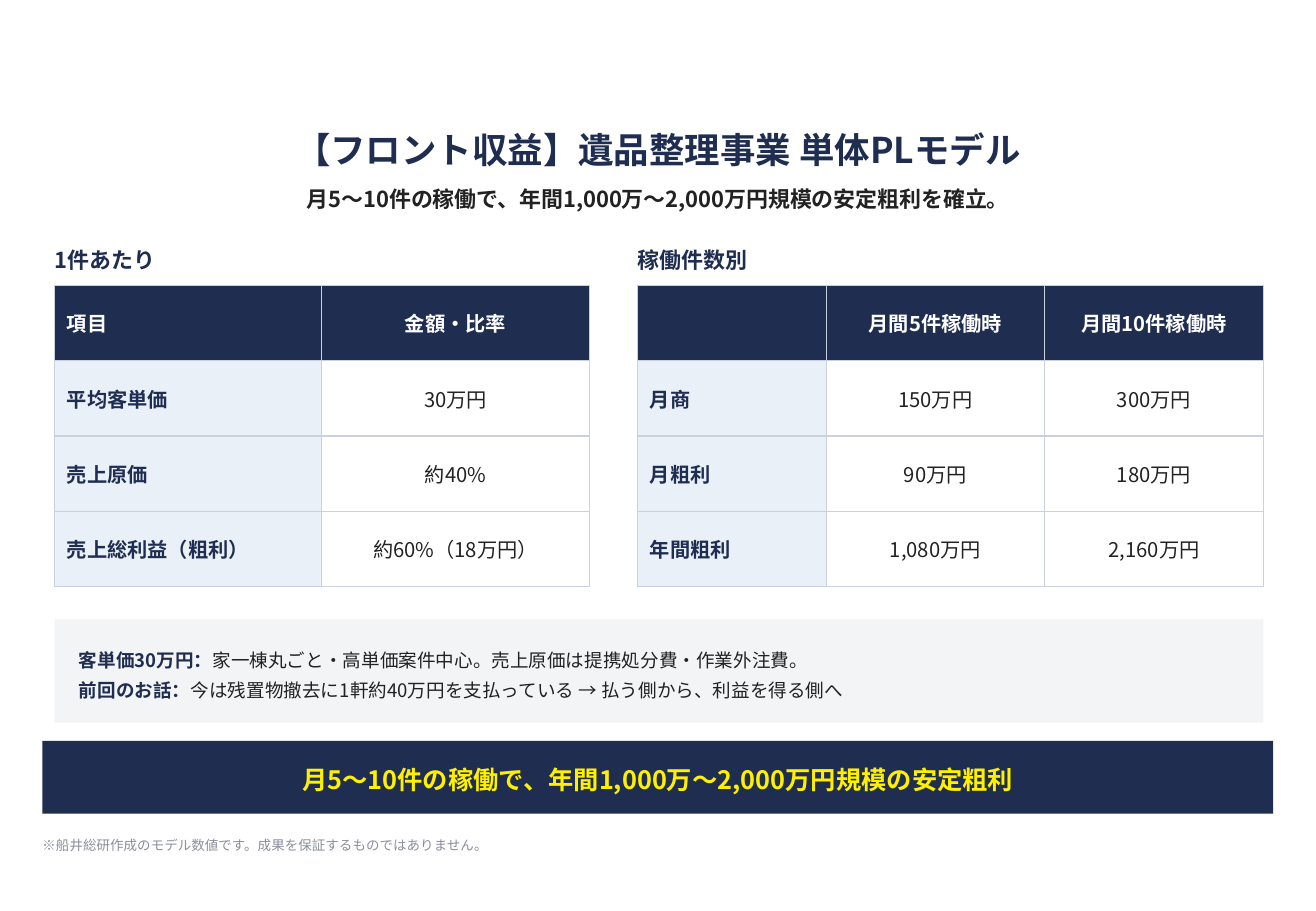
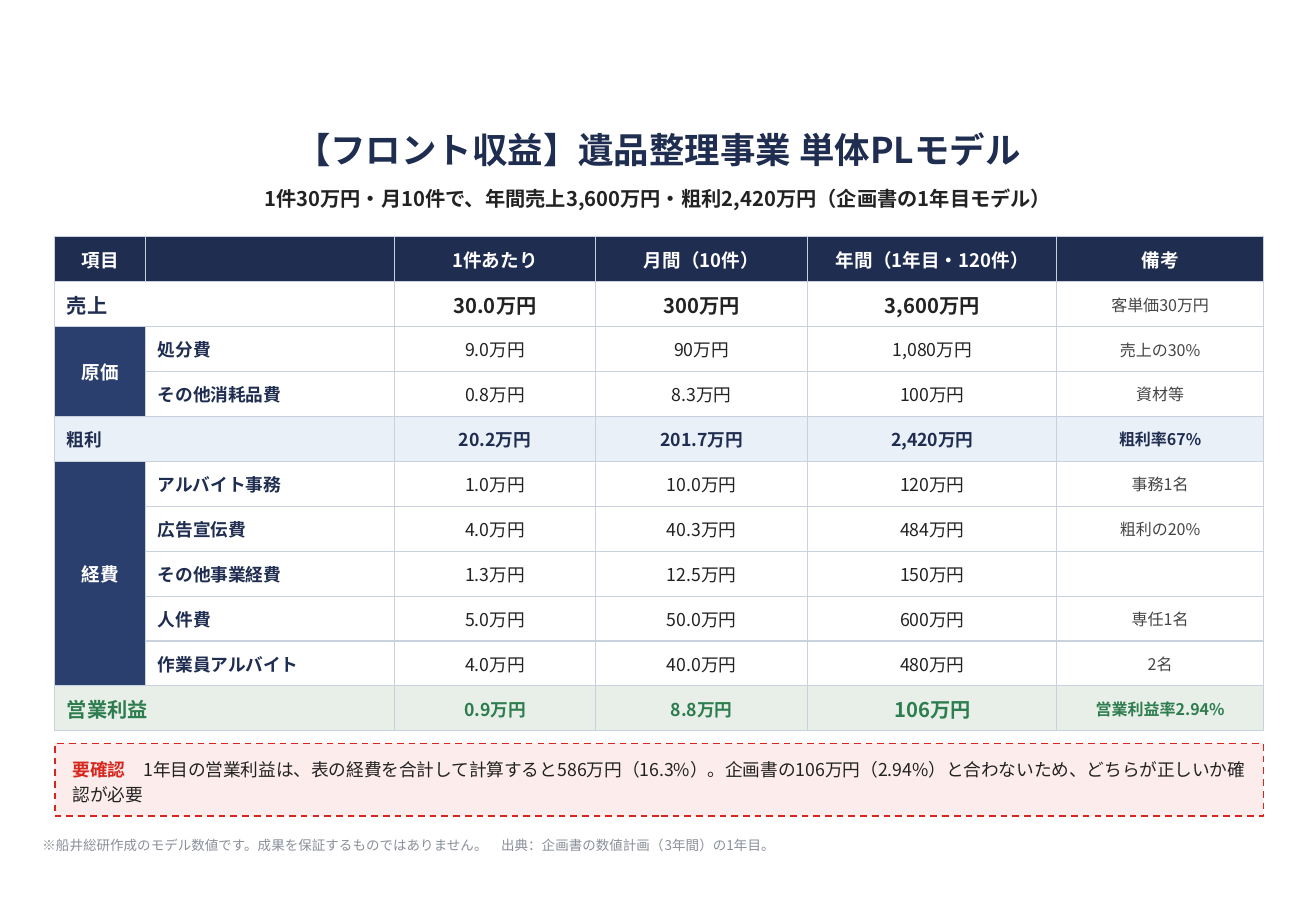
Before and after one commit to soshiro-iki-sys/-, a slide deck: slide 19 of proposals/REVIVAL_LINK様_2回目商談_ご提案書_不動産版.pptx. Drawn at 1316x911 pixels with LibreOffice and Linux fonts; fonts in the diff are those of the drawing; background and template pictures are left out. Boxes give left, top, right and bottom in pixels: in the first picture for what was removed or moved away, otherwise in the second. Text is boxed around its words. In the diff, an @@ line names an element or a change of style, - is before the commit and + after.

```diff
--- a/proposals/REVIVAL_LINK様_2回目商談_ご提案書_不動産版.pptx
+++ b/proposals/REVIVAL_LINK様_2回目商談_ご提案書_不動産版.pptx
@@ text at (x1=264, y1=188, x2=1051, y2=210): text changed; size 13 to 12 pt @@
-月5〜10件の稼働で、年間1,000万〜2,000万円規模の安定粗利を確立。
+1件30万円・月10件で、年間売上3,600万円・粗利2,420万円（企画書の1年目モデル）
@@ table at (x1=55, y1=237, x2=1264, y2=723) @@
-項目 | 金額・比率
-平均客単価 | 30万円
-売上原価 | 約40%
-売上総利益（粗利） | 約60%（18万円）
+項目 |  | 1件あたり | 月間（10件） | 年間（1年目・120件） | 備考
+売上 |  | 30.0万円 | 300万円 | 3,600万円 | 客単価30万円
+原価 | 処分費 | 9.0万円 | 90万円 | 1,080万円 | 売上の30%
+ | その他消耗品費 | 0.8万円 | 8.3万円 | 100万円 | 資材等
+粗利 |  | 20.2万円 | 201.7万円 | 2,420万円 | 粗利率67%
+経費 | アルバイト事務 | 1.0万円 | 10.0万円 | 120万円 | 事務1名
+ | 広告宣伝費 | 4.0万円 | 40.3万円 | 484万円 | 粗利の20%
+ | その他事業経費 | 1.3万円 | 12.5万円 | 150万円 | 
+ | 人件費 | 5.0万円 | 50.0万円 | 600万円 | 専任1名
+ | 作業員アルバイト | 4.0万円 | 40.0万円 | 480万円 | 2名
+営業利益 |  | 0.9万円 | 8.8万円 | 106万円 | 営業利益率2.94%
@@ table resized from (x1=55, y1=286, x2=589, y2=563) to (x1=55, y1=237, x2=1264, y2=723) @@
@@ text removed at (x1=55, y1=249, x2=155, y2=270) @@
-1件あたり
@@ text removed at (x1=638, y1=249, x2=747, y2=270) @@
-稼働件数別
@@ table removed at (x1=638, y1=286, x2=1264, y2=565), 4 rows, 3 columns @@
- | 月間5件稼働時 | 月間10件稼働時
-月商 | 150万円 | 300万円
-月粗利 | 90万円 | 180万円
-年間粗利 | 1,080万円 | 2,160万円
@@ rectangle removed at (x1=55, y1=620, x2=1264, y2=723) @@
@@ text removed at (x1=79, y1=651, x2=843, y2=699) @@
-客単価30万円：家一棟丸ごと・高単価案件中心。売上原価は提携処分費・作業外注費。
-前回のお話：今は残置物撤去に1軒約40万円を支払っている → 払う側から、利益を得る側へ
@@ rectangle resized from (x1=43, y1=741, x2=1273, y2=814) to (x1=55, y1=744, x2=1264, y2=817) @@
@@ rectangle at (x1=55, y1=744, x2=1264, y2=817): fill #1F2D50 to #FDECEC; outline none to #D7261E 1 pt dashed @@
@@ text added at (x1=73, y1=758, x2=1245, y2=803), 10.5 pt, text #222222 @@
+要確認 1年目の営業利益は、表の経費を合計して計算すると586万円（16.3%）。企画書の106万円（2.94%）と合わないため、どちらが正しいか確認が必要
@@ text removed at (x1=302, y1=767, x2=1013, y2=795) @@
-月5〜10件の稼働で、年間1,000万〜2,000万円規模の安定粗利
@@ text at (x1=42, y1=838, x2=774, y2=851): text changed @@
-※船井総研作成のモデル数値です。成果を保証するものではありません。
+※船井総研作成のモデル数値です。成果を保証するものではありません。 出典：企画書の数値計画（3年間）の1年目。
```
Also in this commit, not shown: 3 other slides changed, 1 slide added, 1 slide removed, 1 other file.
